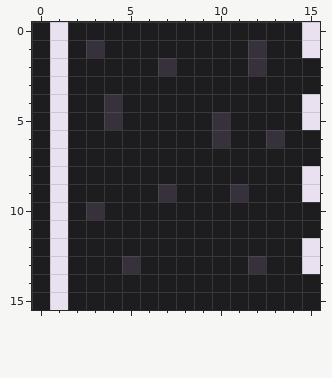
Pixel-art sprite, stored at resources/concrete9.png. Above: the version before the commit.
The file is 16x16 pixels.
After:
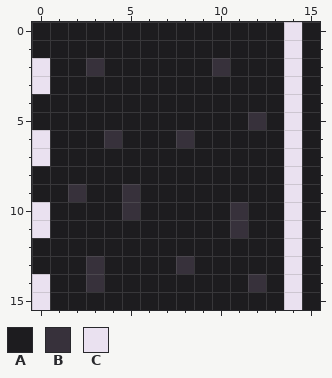
Palette (. is transparent): A #1d1c1f  B #37313b  C #eae1f0
Edits made:
The author changed colour B to colour A in row 1 at x 3 and 12; in row 2 at x 7 and 12; in row 4 at x 4; in row 5 at x 4 and 10; in row 6 at x 10 and 13; in row 9 at x 7 and 11.
The author changed colour B to colour A in row 10 at x 3; in row 13 at x 5 and 12.
The author changed colour C to colour A in rows 0 to 1 at x 1 and 15; in rows 2 to 3 at x 1; in rows 4 to 5 at x 1 and 15; in rows 6 to 7 at x 1; in rows 8 to 9 at x 1 and 15; in rows 10 to 11 at x 1.
The author changed colour C to colour A in rows 12 to 13 at x 1 and 15; in rows 14 to 15 at x 1.
The author changed colour A to colour B in row 2 at x 3 and 10; in row 5 at x 12; in row 6 at x 4 and 8; in row 9 at x 2 and 5; in row 10 at x 5 and 11; in row 11 at x 11.
The author changed colour A to colour B in row 13 at x 3 and 8; in row 14 at x 3 and 12.
The author changed colour A to colour C in rows 0 to 1 at x 14; in rows 2 to 3 at x 0 and 14; in rows 4 to 5 at x 14; in rows 6 to 7 at x 0 and 14; in rows 8 to 9 at x 14; in rows 10 to 11 at x 0 and 14.
The author changed colour A to colour C in rows 12 to 13 at x 14; in rows 14 to 15 at x 0 and 14.
Boxes around the changes in both pictures, in picture pixels (x1, y1, x2, y2):
changed: (32, 22, 320, 310)
